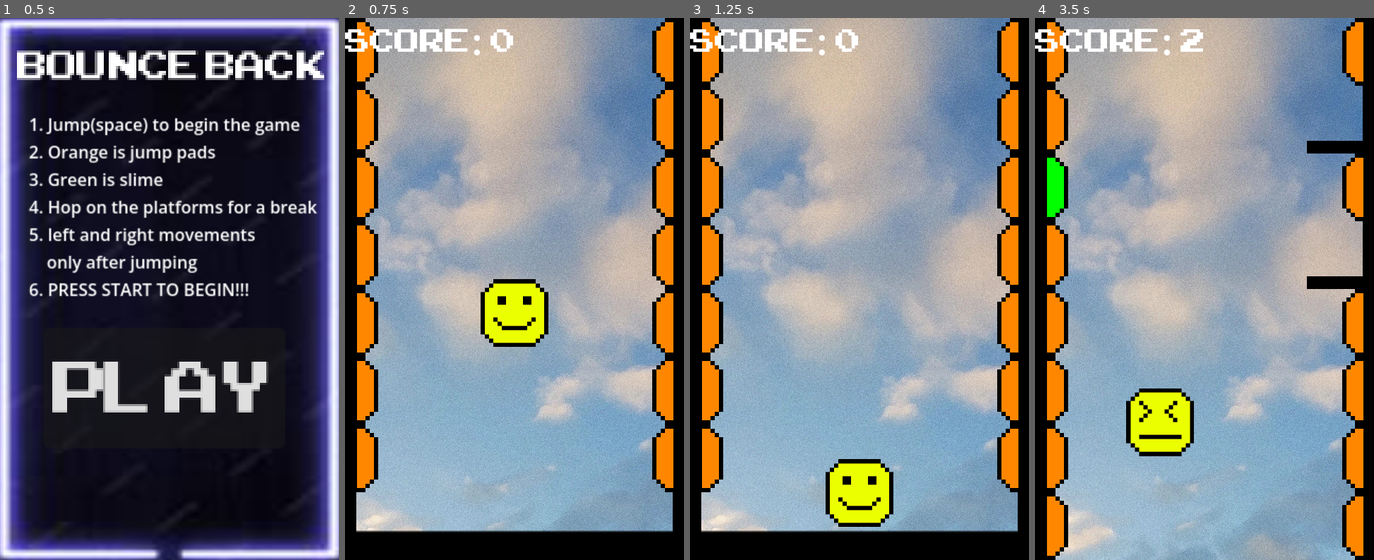
Above: before the commit, frames 1-4 (left to right).
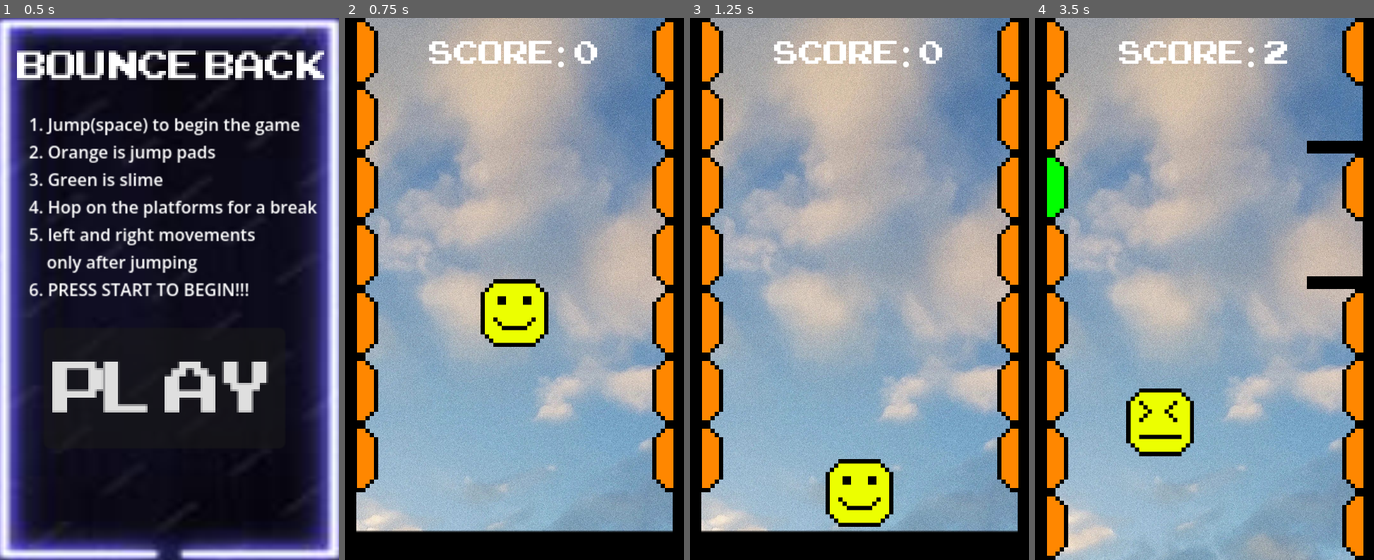
Above: after the commit, the same moments.

Repository: krazybaboon17/BounceBack
Game: Godot game, scene res://assets/scenes/main_menu.tscn
Same seed, same stepped clock (60 frames per second), same inputs: the game is played once before the commit and once after it.
Inputs:
- Up to frame 1 (0.5 s): no input
- Up to frame 2 (0.75 s): click "Play" at 0.5 s
- Up to frame 3 (1.25 s): no input
- Up to frame 4 (3.5 s): hold Space (space) 1.28-2.03 s; hold Right (right) 1.28-2.78 s; tap Space (space) at 2.1 s; hold Left (left) from 2.78 s (still down); hold Space (space) from 2.78 s (still down)

Frame 1 is identical in both runs. In frame 2, 1.8% of the frame differs, in the area x 0-75%, y 1-10%; in frame 3, 1.8%; in frame 4, 1.9%.

Commit message:
tung

Diff:
--- a/assets/canvas_layer.gd
+++ b/assets/canvas_layer.gd
@@ -10,5 +10,6 @@
 func _process(delta: float) -> void:
 	pass
 func updateScore(score):
+	Global.finalScore = score
 	$Label.text = "Score: " + score
 	$Label.show()
--- a/assets/main.tscn
+++ b/assets/main.tscn
@@ -43,6 +43,8 @@
 offset_bottom = 100.0
 theme_override_fonts/font = ExtResource("5_ujfqy")
 theme_override_font_sizes/font_size = 64
+horizontal_alignment = 1
+vertical_alignment = 1
 
 [node name="BaseWall" parent="." unique_id=172977510 instance=ExtResource("8_tkxyu")]
 
--- a/assets/scenes/end_screen.tscn
+++ b/assets/scenes/end_screen.tscn
@@ -3,6 +3,7 @@
 [ext_resource type="Script" uid="uid://dcb1eyxvfxv4f" path="res://assets/scripts/end_screen.gd" id="1_lg15y"]
 [ext_resource type="FontFile" uid="uid://ouhxcdkqwe2s" path="res://assets/fonts/ARCADECLASSIC.TTF" id="1_ykoqj"]
 [ext_resource type="Texture2D" uid="uid://bvuqyqr11s7or" path="res://assets/images/orangeBackground.jpg" id="2_sltoc"]
+[ext_resource type="FontFile" uid="uid://c8jaiegg18ydk" path="res://assets/ARCADECLASSIC.TTF" id="4_f1xfu"]
 
 [node name="EndScreen" type="Control" unique_id=452762184]
 layout_mode = 3
@@ -46,4 +47,16 @@
 text = "Play
 Again"
 
+[node name="Label2" type="Label" parent="." unique_id=1254367988]
+layout_mode = 0
+offset_left = -1.0
+offset_top = 361.0
+offset_right = 479.0
+offset_bottom = 411.0
+theme_override_fonts/font = ExtResource("4_f1xfu")
+theme_override_font_sizes/font_size = 30
+text = "Score: "
+horizontal_alignment = 1
+vertical_alignment = 1
+
 [connection signal="pressed" from="Button" to="." method="_on_play_again_button_pressed"]
--- a/assets/scripts/end_screen.gd
+++ b/assets/scripts/end_screen.gd
@@ -1,7 +1,8 @@
 extends Control
 
 func _ready() -> void:
-	pass
+	$Label2.text += str(Global.finalScore)
 
 func _on_play_again_button_pressed() -> void:
+
 	get_tree().change_scene_to_file("res://assets/scenes/main_menu.tscn")
--- /dev/null
+++ b/assets/scripts/global.gd
@@ -0,0 +1,11 @@
+extends Node
+
+var finalScore: int = 0
+# Called when the node enters the scene tree for the first time.
+func _ready() -> void:
+	pass # Replace with function body.
+
+
+# Called every frame. 'delta' is the elapsed time since the previous frame.
+func _process(delta: float) -> void:
+	pass
--- a/assets/scripts/player.gd
+++ b/assets/scripts/player.gd
@@ -18,6 +18,7 @@
 
 func _physics_process(delta: float) -> void:
 	if global_position.y > 800:
+
 		get_tree().change_scene_to_file("res://assets/scenes/end_screen.tscn")
 	if not is_on_floor():
 		velocity.y += gravity * delta
--- a/project.godot
+++ b/project.godot
@@ -14,6 +14,10 @@
 run/main_scene="uid://jw0ch0qig83x"
 config/features=PackedStringArray("4.7", "Forward Plus")
 config/icon="res://icon.svg"
+
+[autoload]
+
+Global="*uid://dbcpx8e8rv0ey"
 
 [display]
 
Not shown, added: assets/scripts/global.gd.uid
